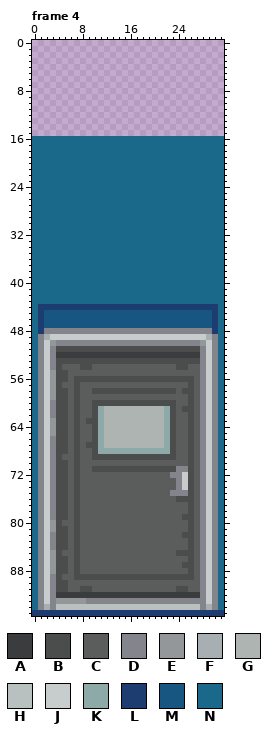
Pixel-art file -- 3학년 1학기 1인 개발 프로젝트/Tile/DoorClose.aseprite. The picture above is the old version.
32x96 pixels, 5 frames. Colours within 5 levels of each other are drawn and written as one. Shown: frame 4. The commit also changed other frames, which this record leaves out.
Visible layers, top first: "Wall", "Door", "Back", "Layer 1".
Palette (. is transparent): A #3a3c3d  B #4b4d4d  C #5b5d5d  D #84848c  E #93979a  F #a7afb3  G #adb4b1  H #b8c0c0  J #c7cdcd  K #8da9a8  L #1d3d70  M #185682  N #1a688a
Pixels before, frame 4 (only the part around the change), first column x 0:
47 NLMMMMMMMMMMMMMMMMMMMMMMMMMMMMLN
48 NLDDDDDDDDDDDDDDDDDDDDDDDDDDDDLN
49 NDFJJJJJJJJJJJJJJJJJJJJJJJJJJFDN
50 NDJEDDDDDDDDDDDDDDDDDDDDDDDDEJDN
51 NDJDBBBBBBBBBBBBBBBBBBBBBBBBDJDN
52 NDJDAAAAAAAAAAAAAAAAAAAAAAAADJDN
53 NDJDBBBBBBBBBBBBBBBBBBBBBBBBDJDN
54 NDJDBCCCBBCCCCCCCCCCCCCCBBCCDJDN
55 NDJEBBCCCCCCCCCCCCCCCCCCCCCCDJDN
56 NDJEBBCBBBBBBBBBBBBBBBBBBBBCDJDN
57 NDJEBCCBCCCCCCCCCCCCCCCCCCBCDJDN
58 NDJEBBCBCCBBBBBBBBBBBBBBCBBCDJDN
59 NDJEBBCBCCCCCCCCCCCCCCCCCCBCDJDN
60 NDJDBBCBCCBBBBBBBBBBBBBBCCBCDJDN
61 NDJDBBCBCCBKGGGGGGGGGGKBCBBCDJDN
62 NDJDBBCBCCBKGGGGGGGGGGKBCCBCDJDN
63 NDJEBBCBCBBKGGGGGGGGGGKBCCBCDJDN
64 NDJEBBCBCCBKGGGGGGGGGGKBCCBCDJDN
65 NDJEBBCBCCBKGGGGGGGGGGKBCCBCDJDN
66 NDJDBBCBCCBKGGGGGGGGGGKBCCBCDJDN
67 NDJDBBCBCBBKGGGGGGGGGGKBCCBCDJDN
68 NDJDBBCBCCBKKKKKKKKKKKKBCCBCDJDN
69 NDJDBCCBCCBBBBBBBBBBBBBBCCBCDJDN
70 NDJDBBCBCCCCCCCCCCCCCCCCCCBCDJDN
71 NDJDBBCBCCBBBBBBBBBBBBBBDDBCDJDN
72 NDJDBBCBCCCCCCCCCCCCCCCDDJBCDJDN
73 NDJDBBCBCCCCCCCCCCCCCCCCDJBCDJDN
74 NDJDBBCBCCCCCCCCCCCCCCCCDJBCDJDN
75 NDJDBBCBCCCCCCCCCCCCCCCDDDBCDJDN
76 NDJDBBCBCCCCCCCCCCCCCCCCBBBCDJDN
77 NDJDBBCBCCCCCCCCCCCCCCCCCCBCDJDN
78 NDJDBBCBCCCCCCCCCCCCCCCCCCBCDJDN
79 NDJDBBCBCCCCCCCCCCCCCCCCCBBCDJDN
80 NDJEBCCBCCCCCCCCCCCCCCCCCCBCDJDN
81 NDJEBBCBCCCCCCCCCCCCCCCCCCBCDJDN
82 NDJDBBCBCCCCCCCCCCCCCCCCCBBCDJDN
83 NDJDBBCBCCCCCCCCCCCCCCCCCCBCDJDN
84 NDJDBBCBCCCCCCCCCCCCCCCCCCBCDJDN
85 NDJEBCCBCCCCCCCCCCCCCCCCBBBCDJDN
86 NDJEBBCBCCCCCCCCCCCCCCCCCCBCDJDN
87 NDJEBBCBCCCCCCCCCCCCCCCCCBBCDJDN
88 NDJEBBCBCCCCCCCCCCCCCCCCCCBCDJDN
89 NDJDBCCBBBBBBBBBBBBBBBBBBBBCDJDN
90 NDJDBBCCCCCCCCCCCCCCCCCCCCCCDJDN
91 NDJDBBCCBBCCCCCCCCCCCCCCBBCCDJDN
92 NDJDAAAAAAAAAAAAAAAAAAAAAAAADJDN
93 NDJDEEEEEDDDDDDDDDDDDDDDDDDDDJDN
94 NDFDHHHHHHHHHHHHHHHHHHHHHHHHDFDN
95 LLLLLLLLLLLLLLLLLLLLLLLLLLLLLLLL
The same view after the edit:
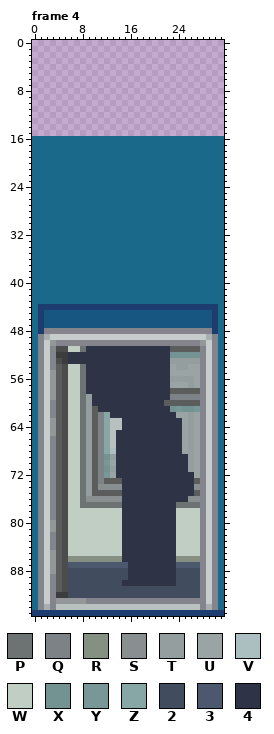
Colours new in this view: P #6d7273  Q #7c8285  R #859082  S #898e90  T #959e9f  U #9aa4a5  V #acbfc0  W #c0cec4  X #739292  Y #789897  Z #86a7a5  2 #424c5f  3 #4c586d  4 #2e3346
Edits made:
layer "Group 1/Layer 1" added
layer "Group 1/Back" added
layer "Group 1/Door" added
layer "Group 1/Layer 1 #2" added
layer "Group 1/Back #2" added
layer "Group 1/Layer 2" added
layer "Group 1/Door #2" added
layer "Layer 1" removed
layer "Back" removed
layer "Door" removed
Changed rows in their new state; - is an unchanged pixel.
Frame 4:
first column x 4:
51 --WWP44444444444444CCCCC
52 --44444444444444444XXXXX
53 -A44444444444444444TTTTT
54 CBWWP44444444444444UTTUU
55 C-WWP44444444444444UUUUU
56 C-WWP44444444444444TTTTU
57 CBWWP44444444444444UUUTU
58 C-WWP44444444444444C-CC-
59 C-WWPT4444444444444QQQQQ
60 C-WWPT444444444444CC--C-
61 C-WWPTC444444444444XYXXY
62 C-WWPTCQZ44444444444UUTU
63 C-WWPTCQZHH4444444444UTU
64 C-WWPTCQZHH4444444444UTU
65 C-WWPTCQZH44444444444UTU
66 C-WWPTCQZH44444444444UTU
67 C-WWPTCQZH44444444444UTU
68 C-WWPTCQZV44444444444UTU
69 CBWWPTCQXT444444444444TU
70 C-WWPT-QYU444444444444TU
71 C-WWPTCQXT444444444444TU
72 C-WWPT-QYU4444444444444U
73 C-WWPT-Q---444444444444-
74 C-WWPT-SSSS444444444444S
75 C-WWPT-----444444444444-
76 C-WWPSSSSSS44444444444SS
77 C-WWPPPPPPP444444444PPPP
78 C-WWWWWWWWW444444444WWWW
79 C-WWWWWWWWW444444444WWWW
80 CBWWWWWWWWW444444444WWWW
81 C-WWWWWWWWW444444444WWWW
82 C-WWWWWWWWW444444444WWWW
83 C-WWWWWWWWW444444444WWWW
84 C-WWWWWWWWW444444444WWWW
85 CBWWWWWWWWW444444444WWWW
86 C-RRRRRRRRR444444444RRRR
87 C-3333333333444444443333
88 C-2222222222444444442222
89 CB2222222222444444442222
90 C-2222222224444444442222
91 C-2222222222222222222222
92 --2222222222222222222222
